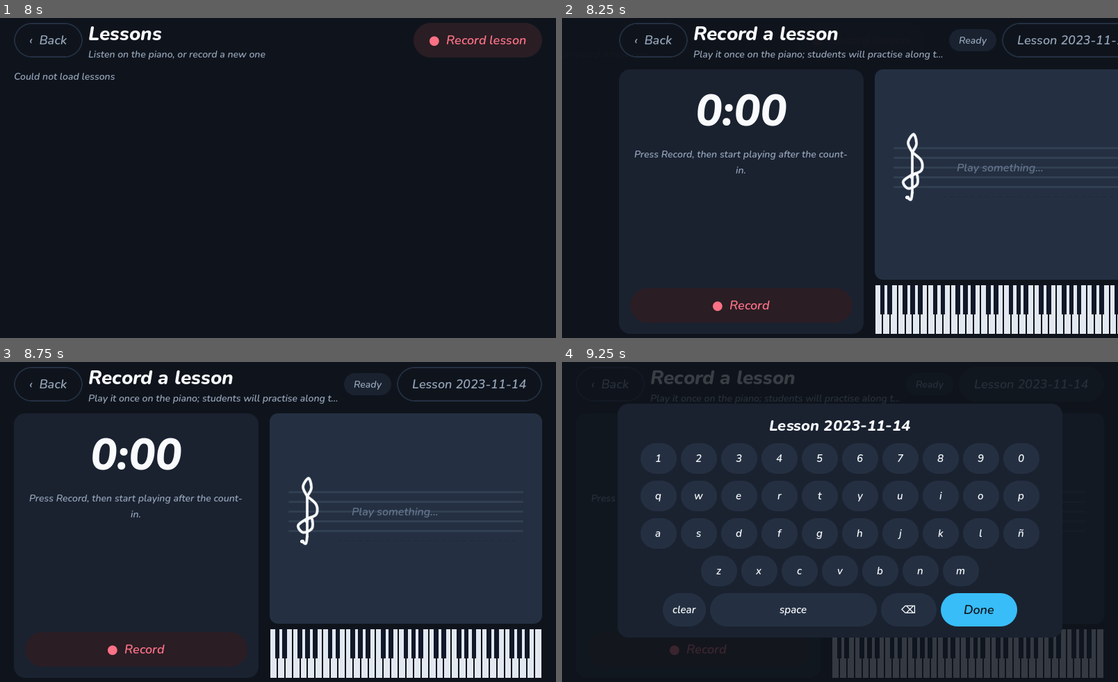
Above: before the commit, frames 1-4 (two rows, left to right).
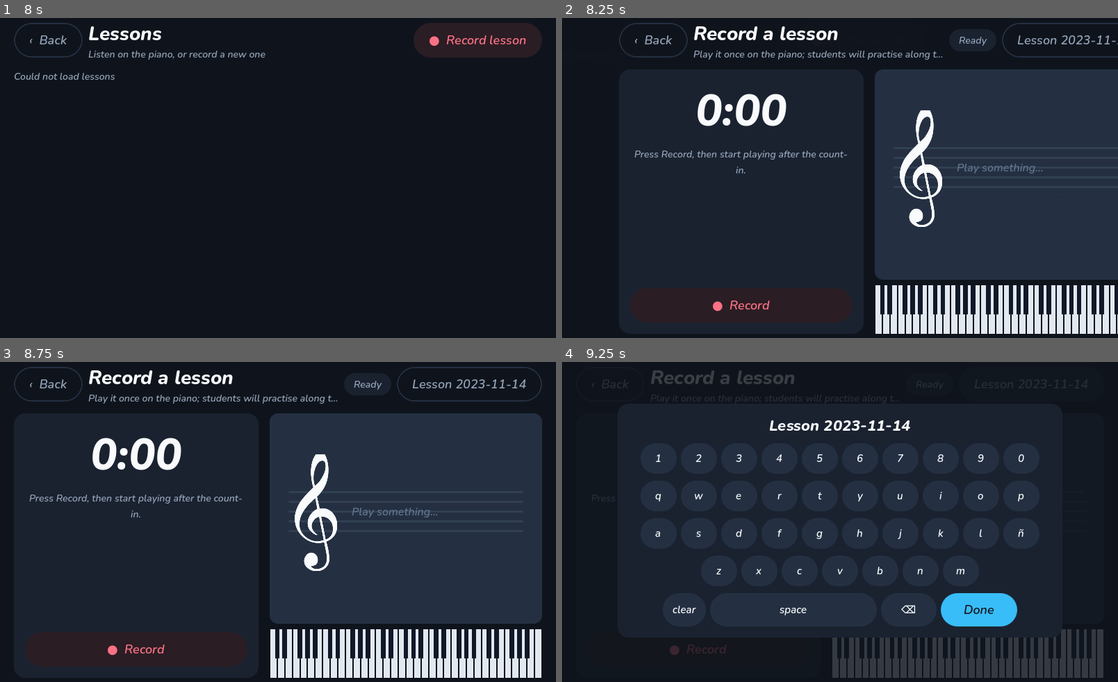
Above: after the commit, the same moments.

Repository: gmo-wilson/pianoman
Game: Godot game, scene res://main.tscn
Two runs of this game, one before a commit and one after it. Both use one fixed random seed, a clock stepped at 60 frames per second and the inputs below.
Inputs (mouse positions are in pixels of both pictures, inside the frame that each line leads up to):
- Up to frame 1 (8 s): tap Enter at 0.5 s; move the mouse to (400, 158) at 0.52 s; hold D 0.53-1.25 s; tap E at 0.6 s; click (400, 158) at 0.67 s; tap Space at 0.77 s; click "Scores" at 1.25 s; click "All time" at 2 s; click "This week" at 2.75 s; drag from (166, 194) to (250, 242) at 3.52 s; click "All time" at 4.25 s; click "Today" at 5 s; click "This week" at 5.75 s; click "‹ Back" at 6.5 s; click "Lessons" at 7.25 s
- Up to frame 2 (8.25 s): click "● Record lesson" at 8 s
- Up to frame 3 (8.75 s): no input
- Up to frame 4 (9.25 s): click "Lesson 2023-11-14" at 8.75 s

Frame 1 is identical in both runs. In frame 2, 1.0% of the frame differs, in the area x 60-69%, y 28-66%; in frame 3, 1.0%; in frame 4, nothing differs.

Commit message:
staff: engraved clef texture; player: loop mode and play-again restarts from the start
Co-Authored-By: Claude Fable 5.1 <noreply@anthropic.com>
Claude-Session: https://claude.ai/code/session_01WoHWmaLeuSir22Jqdax4cj

Diff:
--- a/v2/godot/components/StaffView.gd
+++ b/v2/godot/components/StaffView.gd
@@ -6,6 +6,9 @@
 const LINE_GAP := 14.0            # px between staff lines → one diatonic step = 7 px
 const STEP := LINE_GAP / 2.0
 const CLEF_W := 70.0
+const CLEF_TEX := preload("res://ui/icons/treble_clef.png")   # engraved glyph (FreeSerif), white on alpha
+const CLEF_G_RATIO := 0.572                                     # where the G line crosses the glyph (from its top)
+const CLEF_HEIGHT_IN_STAVES := 3.0                              # clef height relative to the 4-gap staff height
 
 var _notes: Array = []            # sorted MIDI numbers currently held
 var _flash := {}                  # note -> seconds since pressed (for a soft pop-in)
@@ -60,7 +63,7 @@
 	while x < right - 8:
 		draw_line(Vector2(x, mc_y), Vector2(x + 5, mc_y), Color("#1f2937"), 1.0)
 		x += 10
-	_draw_treble_clef(Vector2(left + 26, top + 3 * LINE_GAP), 1.0, App.TEXT_PRIMARY)    # G line = 2nd from bottom
+	_draw_clef_texture(left + 8, top + 3 * LINE_GAP)                                   # G line = 2nd from bottom
 
 	if _notes.is_empty():
 		var f := get_theme_default_font()
@@ -115,34 +118,9 @@
 		draw_line(p + Vector2(-6, dy + 1.0), p + Vector2(6, dy - 1.5), col, 2.2, true)
 
 
-## Vector treble clef from the v1 control points, smoothed with Catmull-Rom. `g` = point on the G line.
-func _draw_treble_clef(g: Vector2, s: float, col: Color) -> void:
-	var w := 2.6 * s
-	# stem
-	draw_line(g + Vector2(0, -36 * s), g + Vector2(0, 22 * s), col, w, true)
-	var top_loop := [Vector2(0, -36), Vector2(6, -48), Vector2(2, -62), Vector2(-6, -50), Vector2(0, -36)]
-	var right_loop := [Vector2(0, -36), Vector2(13, -24), Vector2(13, -10), Vector2(0, -4)]
-	var belly := [Vector2(0, -4), Vector2(-13, 6), Vector2(-6, 16), Vector2(7, 10), Vector2(6, -5), Vector2(-3, 0)]
-	var hook := [Vector2(0, 22), Vector2(-2, 32), Vector2(-7, 29)]
-	for path in [top_loop, right_loop, belly, hook]:
-		var pts := PackedVector2Array()
-		for p in path:
-			pts.append(g + p * s)
-		draw_polyline(_smooth(pts), col, w, true)
-	draw_circle(g + Vector2(-7, 29) * s, 3.0 * s, col)
-
-
-static func _smooth(pts: PackedVector2Array, segments := 8) -> PackedVector2Array:
-	var out := PackedVector2Array()
-	if pts.size() < 3:
-		return pts
-	for i in pts.size() - 1:
-		var p0 := pts[maxi(i - 1, 0)]
-		var p1 := pts[i]
-		var p2 := pts[i + 1]
-		var p3 := pts[mini(i + 2, pts.size() - 1)]
-		for k in segments:
-			var t := float(k) / segments
-			out.append(0.5 * ((2.0 * p1) + (-p0 + p2) * t + (2.0 * p0 - 5.0 * p1 + 4.0 * p2 - p3) * t * t + (-p0 + 3.0 * p1 - 3.0 * p2 + p3) * t * t * t))
-	out.append(pts[pts.size() - 1])
-	return out
+## Engraved treble clef texture, scaled to the staff and anchored so its curl sits on the G line.
+func _draw_clef_texture(x: float, g_y: float) -> void:
+	var h := CLEF_HEIGHT_IN_STAVES * 4.0 * LINE_GAP
+	var w := h * float(CLEF_TEX.get_width()) / float(CLEF_TEX.get_height())
+	var top_y := g_y - CLEF_G_RATIO * h
+	draw_texture_rect(CLEF_TEX, Rect2(x, top_y, w, h), false, App.TEXT_PRIMARY)
--- a/v2/godot/screens/Session.gd
+++ b/v2/godot/screens/Session.gd
@@ -12,6 +12,8 @@
 var _metro_btn: Button
 var _speed_btn: Button
 var _play_btn: Button
+var _loop_btn: Button
+var _loop := false
 var _slider: HSlider
 var _bonus_btn: Button
 var _metro_on := false
@@ -56,12 +58,14 @@
 	_speed_btn = UI.button("", "Button", _cycle_speed)
 	_play_btn = UI.button("▶  Play lesson", "Button", _toggle_play)
 	_play_btn.visible = not App.lesson.is_empty()
+	_loop_btn = UI.button("Loop  off", "Button", _toggle_loop)
+	_loop_btn.visible = not App.lesson.is_empty()
 	_bonus_btn = UI.button("▶  Play the bonus run", "SuccessButton", func():
 		Api.post_json("/api/v1/metronome/stop")
 		Api.post_json("/api/v1/player/stop")
 		App.end_session())
 	_bonus_btn.visible = false
-	var bar := UI.button_row(page, [_metro_btn, _speed_btn, _play_btn, _bonus_btn])
+	var bar := UI.button_row(page, [_metro_btn, _speed_btn, _play_btn, _loop_btn, _bonus_btn])
 	_slider = HSlider.new()
 	_slider.custom_minimum_size = Vector2(180, UI.TOUCH)
 	_slider.size_flags_horizontal = SIZE_EXPAND_FILL
@@ -85,7 +89,7 @@
 	Midi.note_off.connect(func(_n): _update_chord())
 	_refresh_status()
 	if not App.lesson.is_empty():
-		Api.post_json("/api/v1/player/load", {"lesson_id": App.lesson["id"], "autoplay": false, "speed": _speed_ratio()})
+		Api.post_json("/api/v1/player/load", {"lesson_id": App.lesson["id"], "autoplay": false, "speed": _speed_ratio(), "loop": _loop})
 
 
 func setup(params: Dictionary) -> void:
@@ -102,7 +106,7 @@
 		var st = await Api.get_json("/api/v1/player/status")
 		if st is Dictionary:
 			_slider.set_value_no_signal(float(st.get("progress", 0)))
-			_play_btn.text = "❚❚  Pause" if st.get("playing", false) else "▶  Play lesson"
+			_play_btn.text = "❚❚  Pause" if st.get("playing", false) else ("▶  Play again" if st.get("finished", false) else "▶  Play lesson")
 
 
 func _on_tick(acc: float, playing: bool) -> void:
@@ -213,6 +217,13 @@
 	_speed_btn.text = "Tempo  %s · %d" % [_speed_mode.capitalize(), _bpm()]
 
 
+func _toggle_loop() -> void:
+	_loop = not _loop
+	_loop_btn.text = "Loop  %s" % ("on" if _loop else "off")
+	_loop_btn.theme_type_variation = "PrimaryButton" if _loop else "Button"
+	Api.post_json("/api/v1/player/loop", {"loop": _loop})
+
+
 func _toggle_play() -> void:
 	var st = await Api.get_json("/api/v1/player/status")
 	if st is Dictionary and st.get("playing", false):
Binary file added: v2/godot/ui/icons/treble_clef.png
